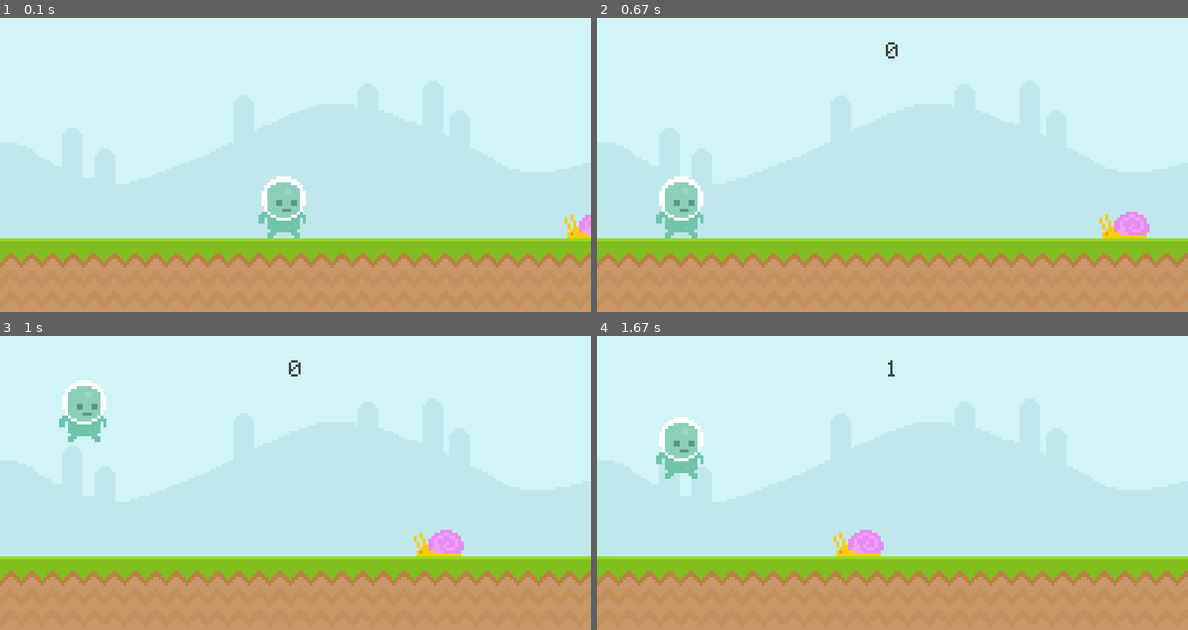
Above: before the commit, frames 1-4 (two rows, left to right).
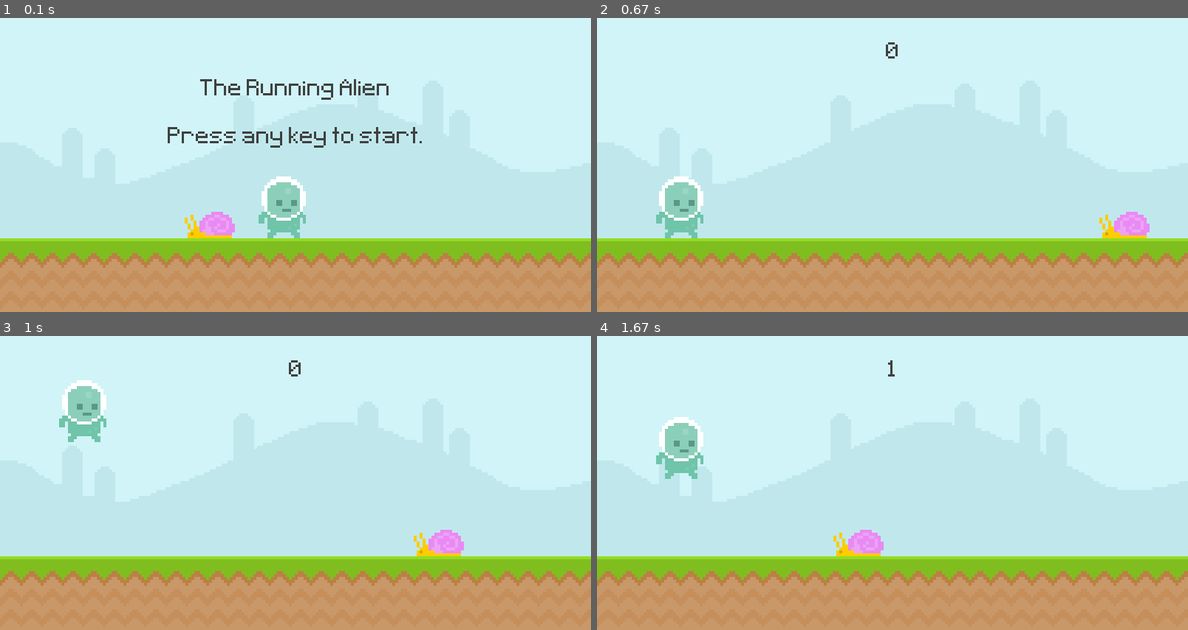
Above: after the commit, the same moments.

Repository: lochhapu/learning-pygame
Game: pygame game, started from my_game.py
Two runs of this game, one before a commit and one after it. Both use one fixed random seed, a clock stepped at 60 frames per second and the inputs below.
Inputs:
- Up to frame 1 (0.1 s): no input
- Up to frame 2 (0.67 s): hold Up from 0.33 s (still down)
- Up to frame 3 (1 s): release Up at 0.8 s; hold Up from 0.83 s (still down)
- Up to frame 4 (1.67 s): release Up at 1.2 s; hold Up 1.23-1.53 s; hold Up from 1.57 s (still down)

The runs differ from the first frame. In frame 1, 2.0% of the frame differs, in the area x 28-100%, y 20-75%; in frame 2, nothing differs; in frame 3, nothing differs; in frame 4, nothing differs.

Commit message:
added game over state, start state, restart (2)

Diff:
--- a/my_game.py
+++ b/my_game.py
@@ -11,7 +11,7 @@
 
 pygame.init()
 screen = pygame.display.set_mode((800, 400))
-pygame.display.set_caption('Runner')
+pygame.display.set_caption('The Running Alien')
 clock = pygame.time.Clock()
 test_font = pygame.font.Font('fonts/Pixeltype.ttf', 50)
 sky_surface = pygame.image.load('graphics/sky.png').convert()
@@ -77,12 +77,20 @@
         screen.blit(snail_surface, snail_rectangle)
         score = display_score()
 
+    # Start page
     elif just_started:
         player_rectangle.x = 350
+        snail_rectangle.x = 250
+        title = test_font.render('The Running Alien', False, (64, 64, 64))
+        title_rect = title.get_rect(center = (400, 100))
+        text = test_font.render('Press any key to start.', False, (64, 64, 64))
+        text_rect = text.get_rect(center = (400, 165))
         screen.blit(sky_surface, (0, 0))
         screen.blit(ground_surface, (0, 300))
         screen.blit(player_surface, player_rectangle)
         screen.blit(snail_surface, snail_rectangle)
+        screen.blit(title, title_rect)
+        screen.blit(text, text_rect)
 
     # Game over state
     else:
